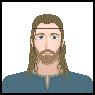
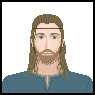
Layered file, before and after one edit (95 x 95). Changes by layer:
painted on "Background" over (x1=31, y1=23, x2=64, y2=62)
